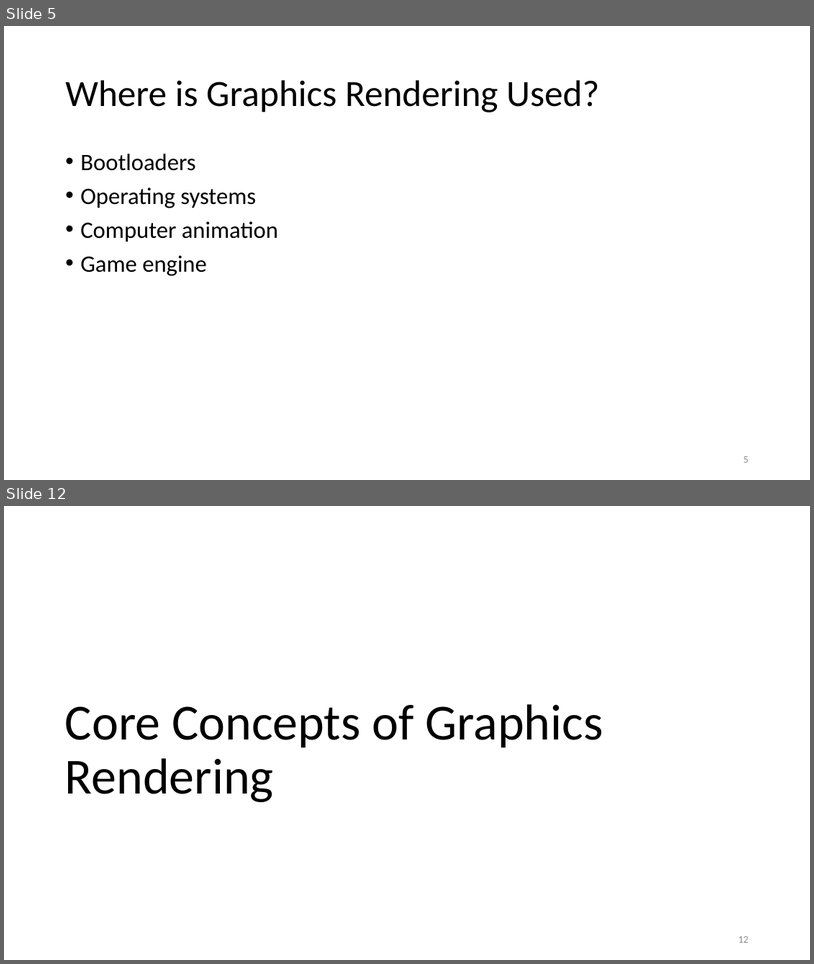
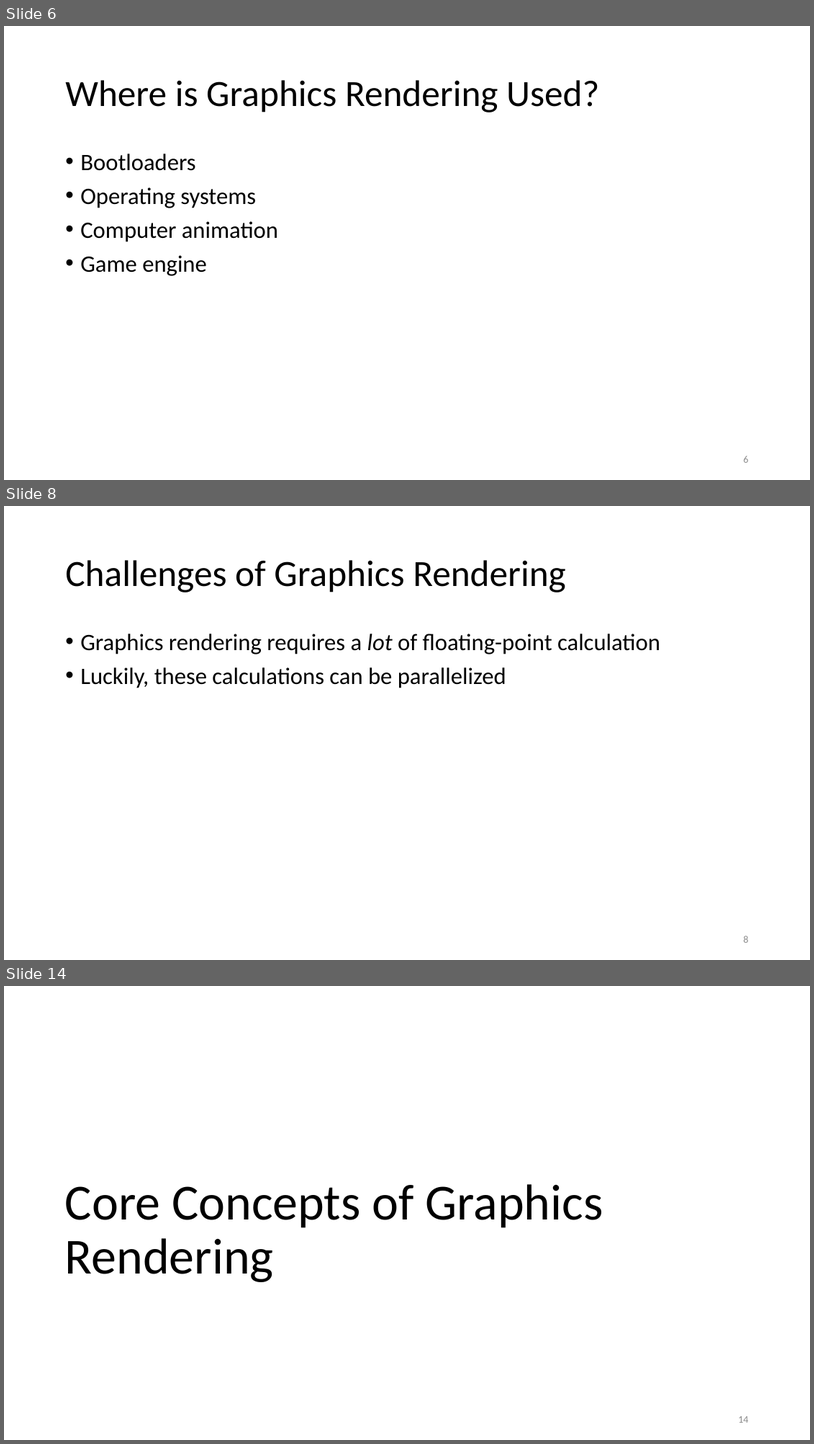
Before and after one commit to ShepherdJerred-homework/seminar-presentation, a slide deck: presentation.pptx. Shown one above the other, each under a label of ours: slides 5 and 12 before the commit, slides 6, 8 and 14 after it; the slides between them are not shown. The pictures are 814x964 and 814x1444 pixels, drawn with LibreOffice and Linux fonts; fonts in the diff are those of the drawing. Boxes give left, top, right and bottom in pixels: in the first picture for what was removed or moved away, otherwise in the second. Text is boxed around its words. In the diff, an @@ line names an element or a change of style, - is before the commit and + after.

```diff
--- a/presentation.pptx
+++ b/presentation.pptx
@@ slide 8 added at (4, 506, 810, 960), background #FFFFFF @@
@@ title added at (65, 560, 566, 592), 44 pt, text #000000 @@
+Challenges of Graphics Rendering
@@ text added at (80, 633, 661, 688), 28 pt, text #000000 @@
+• Graphics rendering requires a lot of floating-point calculation
+• Luckily, these calculations can be parallelized
@@ page number added at (743, 935, 748, 942), 12 pt, text #8C8C8C @@
+8
@@ what was slide 5 is now slide 6 @@
@@ what was slide 12 is now slide 14 @@
@@ page number at (738, 1416, 748, 1422): text changed @@
-12
+14
```
Also in this commit, not shown: 9 slides changed, 2 other slides added, 1 slide removed, 1 other file.
